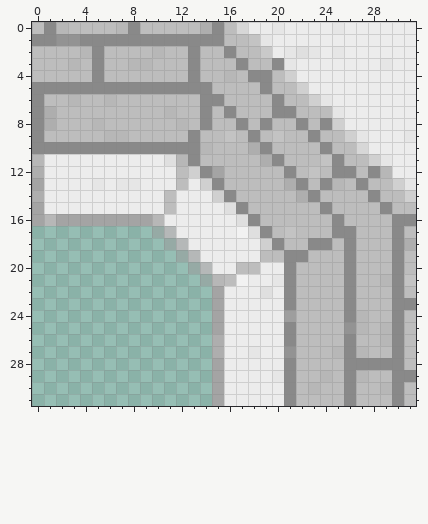
Pixel-art sprite, stored at resources/textures/tiles/wall_corner_inner.png. Above is the file before it was changed.
The file is 32x32 pixels. Pixels under 10% opacity are left out. Colours within 5 levels of each other are drawn and written as one.
Now the later version:
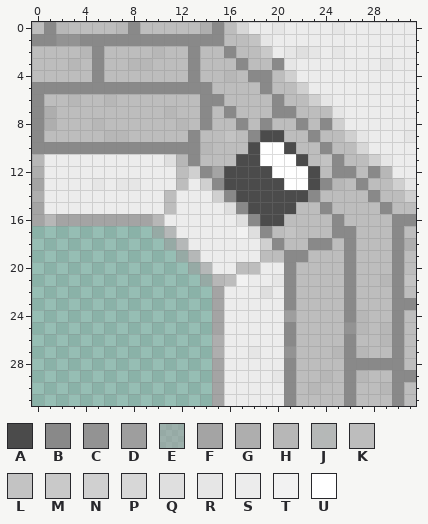
Palette (. is transparent): A #4b4b4b  B #898989  C #939393  D #9e9e9e  E #a2a2a27f  F #a4a4a4  G #aeaeae  H #b7b7b7  J #b8b8b8ec  K #bdbdbd  L #c3c3c3  M #c9c9c9  N #d0d0d0  P #d7d7d7  Q #dfdfdf  R #e6e6e6  S #ececec  T #f2f2f2  U #ffffff
Edits made:
Changed rows in their new state; - is an unchanged pixel.
first column x 16:
 9 ---AA---
10 --AUUA--
11 -AAUUUA-
12 AAAAUUUA
13 AAAAAUUA
14 -AAAAAA-
15 --AAAA--
16 ---AA---
Pixel boxes of the changes (left, top, right, bottom) in both pictures:
changed: (224, 130, 320, 226)
